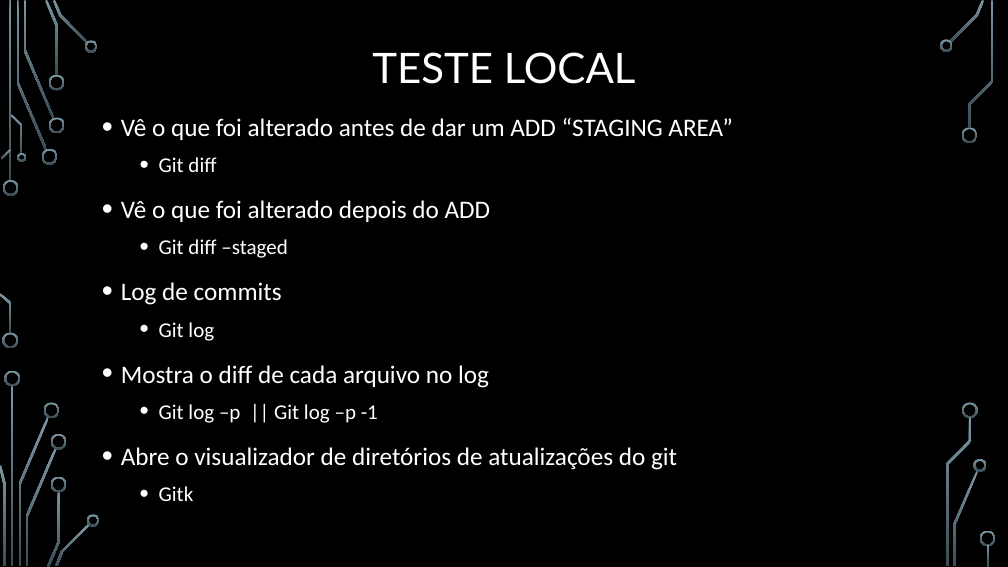
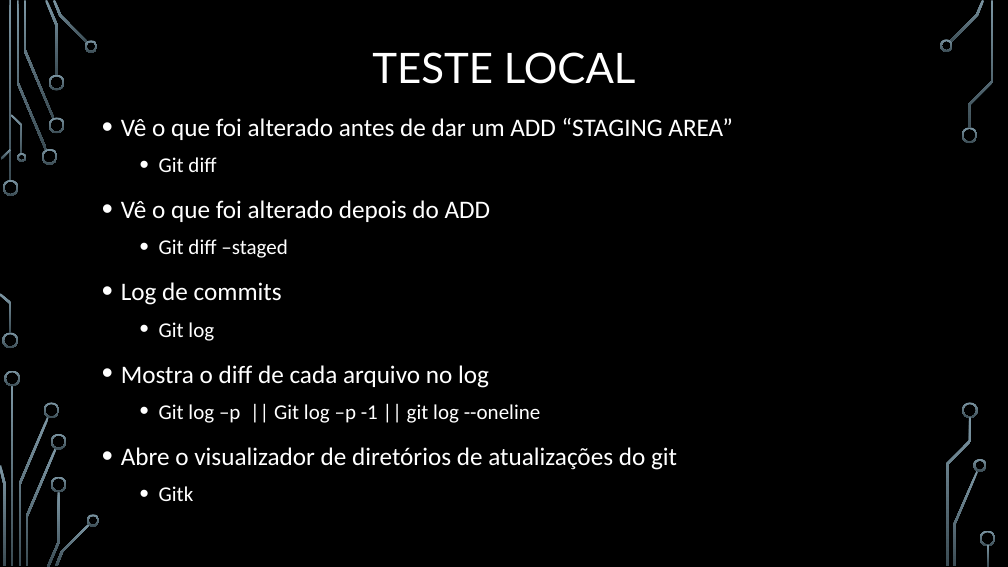
Before and after one commit to andresgois/tutorials, a slide deck: slide 10 of Tutorial_GIT.pptx. Drawn at 1008x567 pixels with LibreOffice and Linux fonts; fonts in the diff are those of the drawing; background and template pictures are left out. Boxes give left, top, right and bottom in pixels: in the first picture for what was removed or moved away, otherwise in the second. Text is boxed around its words. In the diff, an @@ line names an element or a change of style, - is before the commit and + after.

```diff
--- a/Tutorial_GIT.pptx
+++ b/Tutorial_GIT.pptx
@@ text at <box>159,404,541,423</box>: text changed @@
-  • Git log –p || Git log –p -1
+  • Git log –p || Git log –p -1 || git log --oneline
```
Also in this commit, not shown: 3 other slides changed, 1 slide added, 1 other file.
